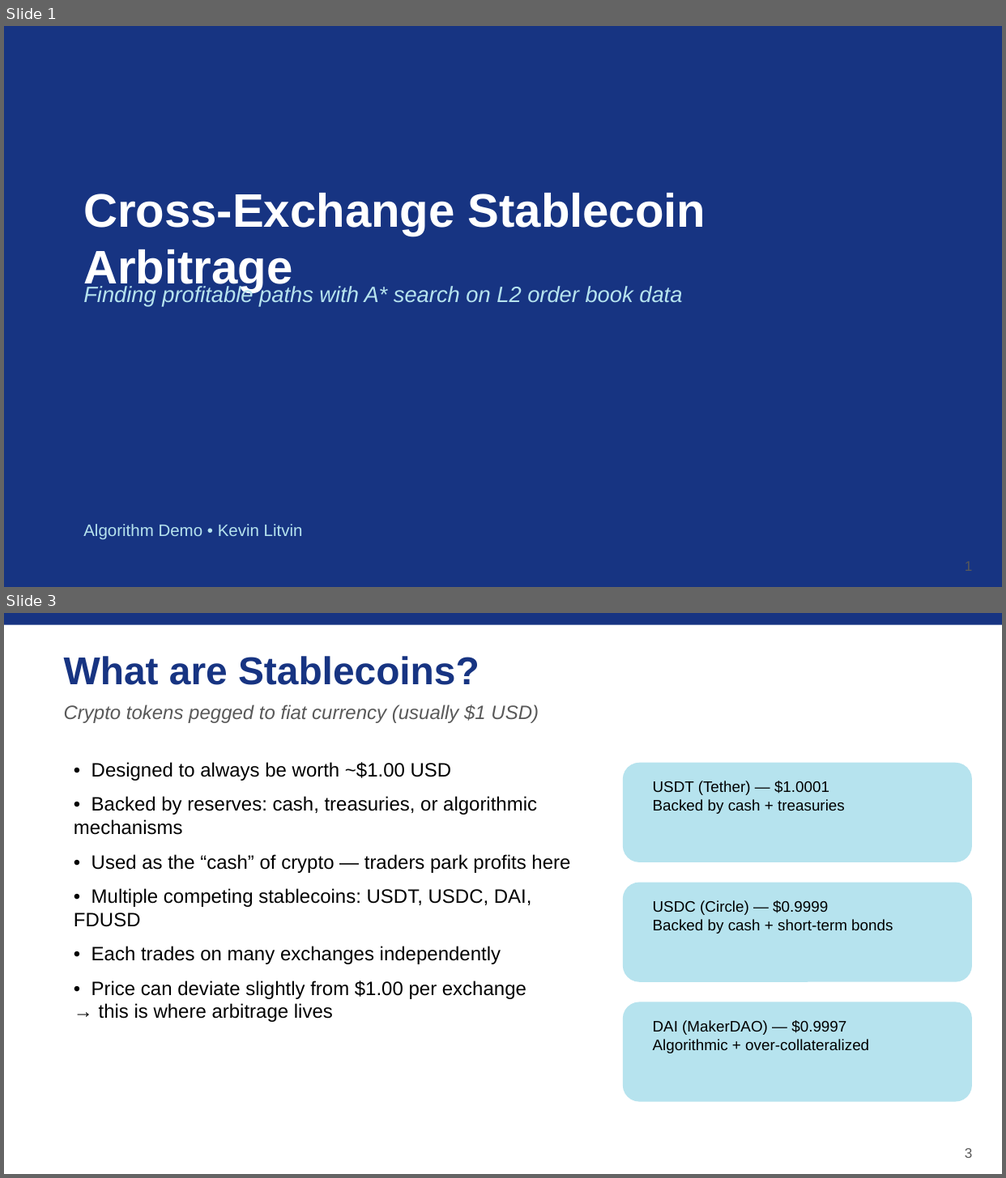
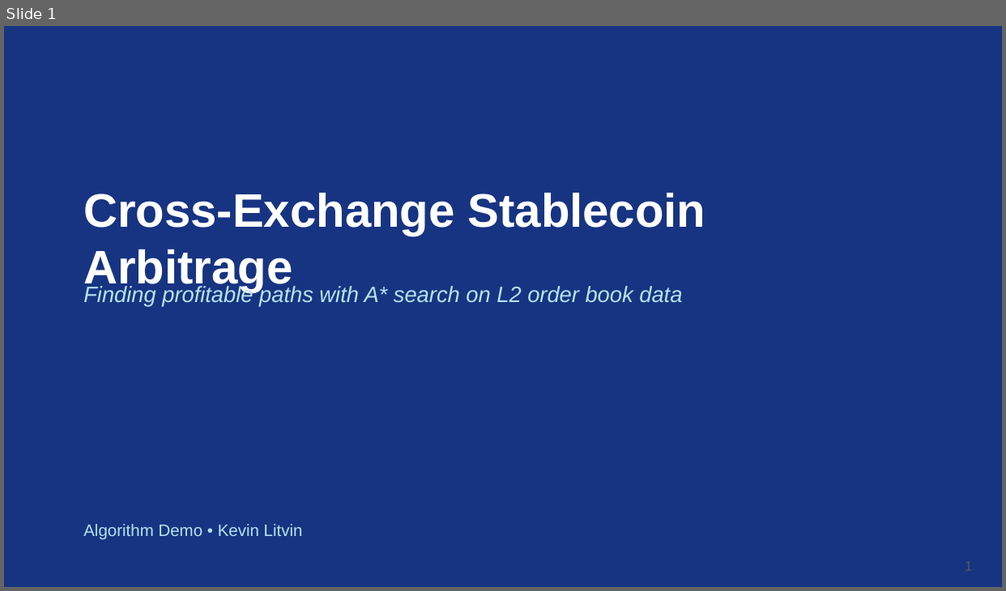
Before and after one commit to kevinl03/Stablecoin-CrossExchange-Arbitrage, a slide deck: astar_arbitrage_deck.pptx. Shown one above the other, each under a label of ours: slides 1 and 3 before the commit, slide 1 after it; the slides between them are not shown. The pictures are 1006x1178 and 1006x591 pixels, drawn with LibreOffice and Linux fonts; fonts in the diff are those of the drawing. Boxes give left, top, right and bottom in pixels: in the first picture for what was removed or moved away, otherwise in the second. Text is boxed around its words. In the diff, an @@ line names an element or a change of style, - is before the commit and + after.

Commit message:
fix: Less text, more visuals, larger demo frames in deck
- Split crypto/stablecoins into card-based visual layouts
- Added pegging mechanisms slide (fiat-backed, over-collat, algo)
- Arbitrage slide uses price cards + arrow instead of bullet wall
- Demo frames now 5 slides at near-full-bleed (9.5in wide)
- Reduced bullet count to 3-5 per slide max

```diff
--- a/astar_arbitrage_deck.pptx
+++ b/astar_arbitrage_deck.pptx
@@ slide 3 removed at (4, 613, 1002, 1174), background #FFFFFF @@
@@ rectangle removed at (4, 613, 1002, 625) @@
@@ text removed at (64, 656, 479, 685) @@
-What are Stablecoins?
@@ text removed at (64, 705, 539, 723) @@
-Crypto tokens pegged to fiat currency (usually $1 USD)
@@ text removed at (74, 762, 570, 1022) @@
-• Designed to always be worth ~$1.00 USD
-• Backed by reserves: cash, treasuries, or algorithmic mechanisms
-• Used as the “cash” of crypto — traders park profits here
-• Multiple competing stablecoins: USDT, USDC, DAI, FDUSD
-• Each trades on many exchanges independently
-• Price can deviate slightly from $1.00 per exchange
-→ this is where arbitrage lives
@@ rounded rectangle removed at (623, 763, 972, 862) @@
@@ text removed at (653, 781, 845, 814) @@
-USDT (Tether) — $1.0001
-Backed by cash + treasuries
@@ rounded rectangle removed at (623, 883, 972, 982) @@
@@ text removed at (653, 901, 893, 934) @@
-USDC (Circle) — $0.9999
-Backed by cash + short-term bonds
@@ rounded rectangle removed at (623, 1002, 972, 1102) @@
@@ text removed at (653, 1020, 869, 1054) @@
-DAI (MakerDAO) — $0.9997
-Algorithmic + over-collateralized
@@ text removed at (965, 1148, 973, 1158) @@
-3
```
Also in this commit, not shown: 7 slides changed, 7 slides added, 3 other slides removed, 1 other file.
